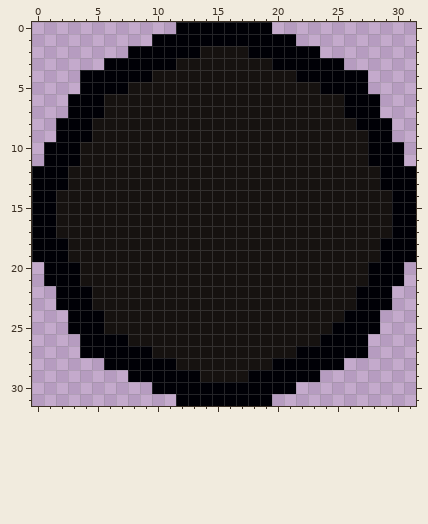
Edited in one commit: pixel-art sprite (assets/fish_snake.png). The picture above is the old version.
The file is 32x32 pixels. Pixels under 10% opacity are left out. Colours within 5 levels of each other are drawn and written as one.
The result:
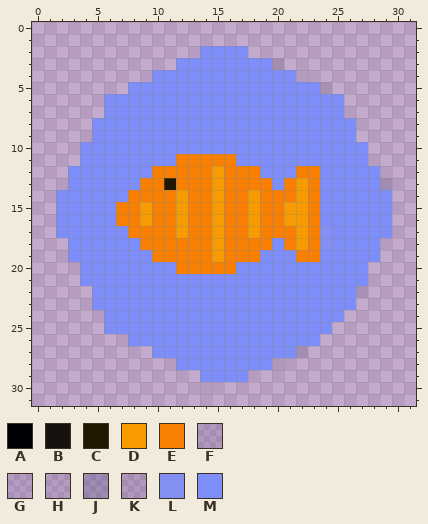
Palette (. is transparent): A #000006  B #161210  C #221801  D #f79b00  E #f87f01  F #262d5a22  G #26265e1b  H #2e24641c  J #2b2b5e3c  K #30306025  L #838ff2  M #7d8df9
Edits made:
Changed rows in their new state; - is an unchanged pixel.
first column x 0:
 0 ------------........------------
 1 ----------............----------
 2 --------......MMMM......--------
 3 ------......MMMMMMMMK.....------
 4 ----......MMMMMMMMMMMMG.....----
 5 ----....MMMMMMMMMMMMMMMMH...----
 6 ---...MMMMMMMMMMMMMMMMMMMM...---
 7 ---...MMMMMMMMMMMMMMMMMMMM...---
 8 --...MMMMMMMMMMMMMMMMMMMMMM...--
 9 --...MMMMMMMMMMMMMMMMMMMMMM...--
10 -...MMMMMMMMMMMMMMMMMMMMMMMM...-
11 -...MMMMMMMMEEEEEMMMMMMMMMMM...-
12 ...MMMMMMMEEEEEDEEEMMMEEMMMMM...
13 ...MMMMMMEECEEEDEEEEMEDEMMMMMJ..
14 ..MMMMMMEEEEDEEDEEDEEEDEMMMMMM..
15 ..MMMMMEEDEEDEEDEEDEEDDEMMMMMM..
16 ..MMMMMEEDEEDEEDEEDEEDDEMMMMMM..
17 ..MMMMMMEEEEDEEDEEDEEEDELMMMMM..
18 ...MMMMMMEEEEEEDEEEEMEDELMMMM...
19 ...MMMMMMMEEEEEDEEEMMMEEMMMMM...
20 -...MMMMMMMMEEEEEMMMMMMMMMMM...-
21 -...MMMMMMMMMMMMMMMMMMMMMMMM...-
22 --...MMMMMMMMMMMMMMMMMMMMMMG..--
23 --...MMMMMMMMMMMMMMMMMMMMMM...--
24 ---...MMMMMMMMMMMMMMMMMMMM...---
25 ---...MMMMMMMMMMMMMMMMMMM....---
26 ----....MMMMMMMMMMMMMMMM....----
27 ----......MMMMMMMMMMMMF.....----
28 ------......MMMMMMMMK.....------
29 --------......MMMM......--------
30 ----------....G.......----------
31 ------------........------------
Pixel boxes of the changes (left, top, right, bottom) in both pictures:
changed: (32, 22, 416, 406)
